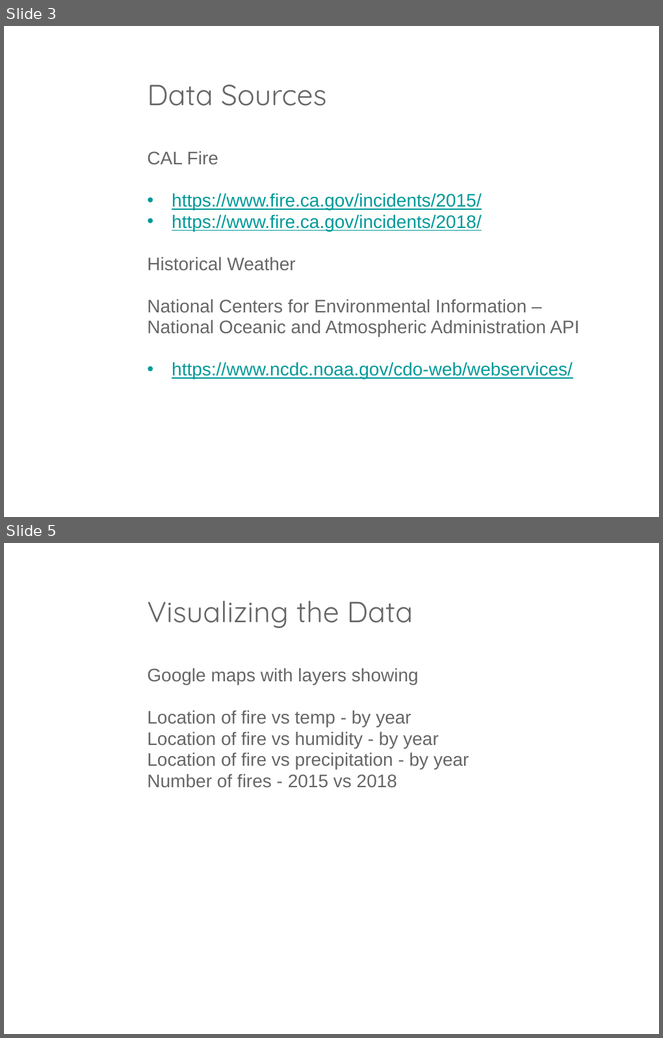
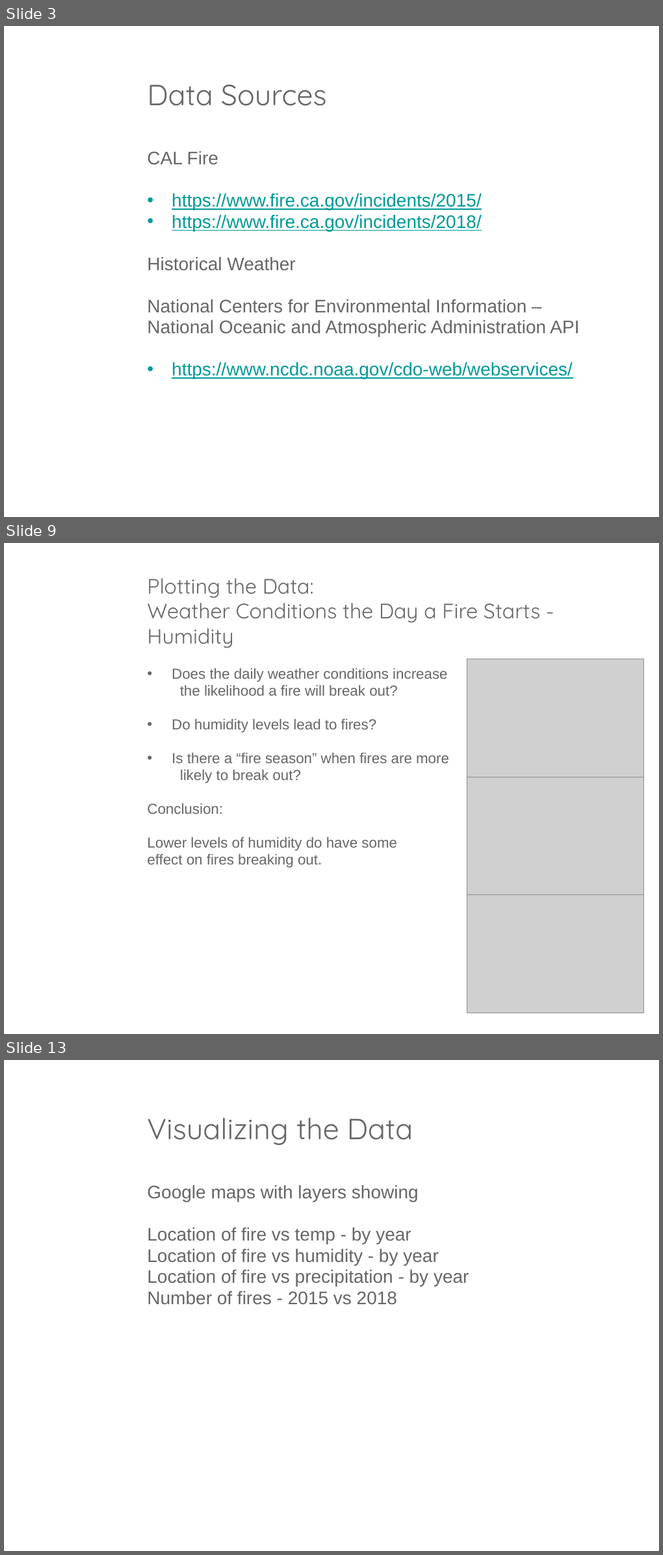
Before and after one commit to BenFarniok/project-1, a slide deck: Team7Project.pptx. Shown one above the other, each under a label of ours: slides 3 and 5 before the commit, slides 3, 9 and 13 after it; the slides between them are not shown. The pictures are 663x1038 and 663x1555 pixels, drawn with LibreOffice and Linux fonts; fonts in the diff are those of the drawing; grey boxes stand for pictures; background and template pictures are left out. Boxes give left, top, right and bottom in pixels: in the first picture for what was removed or moved away, otherwise in the second. Text is boxed around its words. In the diff, an @@ line names an element or a change of style, - is before the commit and + after.

```diff
--- a/Team7Project.pptx
+++ b/Team7Project.pptx
@@ slide 9 added at bbox=[4, 543, 659, 1034], background picture (left out) @@
@@ title added at bbox=[147, 578, 540, 648], 23 pt, text #666666 @@
+Plotting the Data:
+Weather Conditions the Day a Fire Starts - Humidity
@@ picture added at bbox=[467, 659, 644, 778] @@
@@ text added at bbox=[147, 668, 449, 868], 16 pt, text #666666 @@
+• Does the daily weather conditions increase
+  the likelihood a fire will break out?
+• Do humidity levels lead to fires?
+• Is there a “fire season” when fires are more
+  likely to break out?
+Conclusion:
+Lower levels of humidity do have some
+effect on fires breaking out.
@@ picture added at bbox=[467, 778, 644, 895] @@
@@ picture added at bbox=[467, 895, 644, 1014] @@
@@ what was slide 5 is now slide 13 @@
```
Also in this commit, not shown: 1 slide changed, 7 other slides added, 33 other files.
